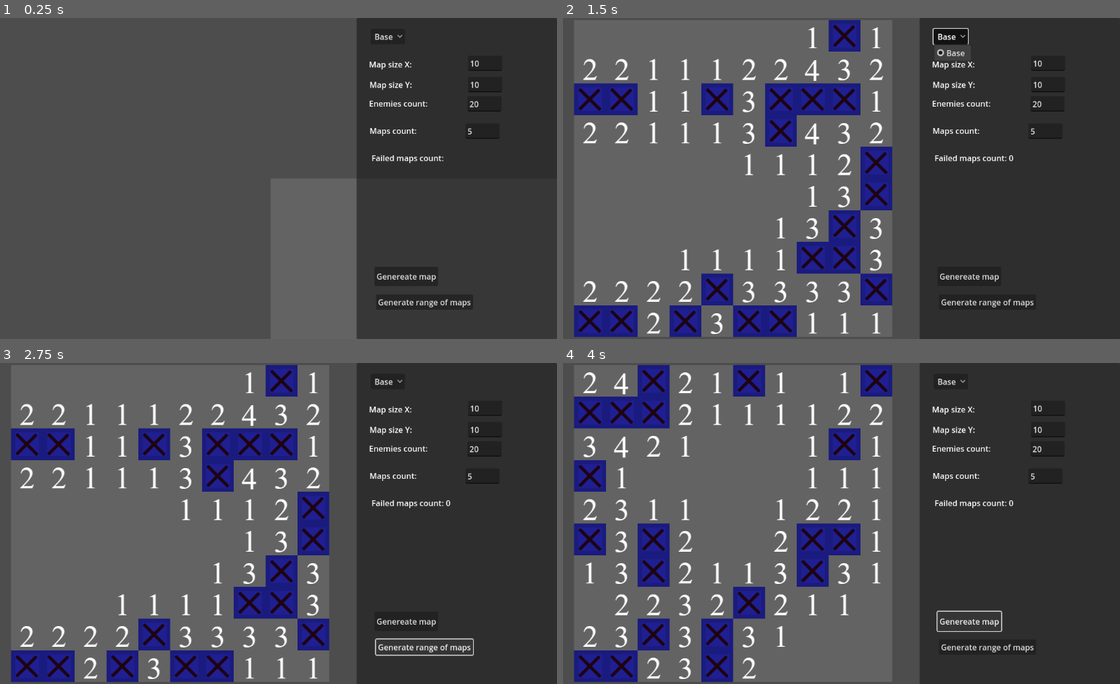
Above: before the commit, frames 1-4 (two rows, left to right).
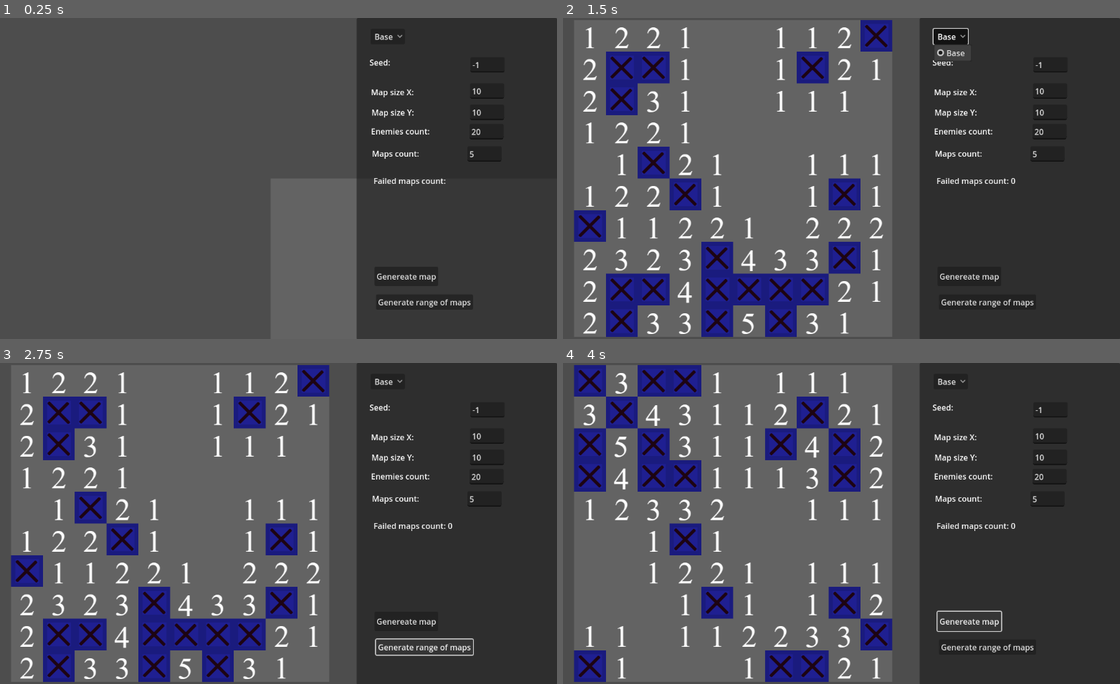
Above: after the commit, the same moments.

Repository: RevanVI/Minesweeper
Game: Godot game, scene res://scenes/debug/map_generator_test.tscn
The game is run twice, just before and just after one commit, with the same random seed, the same clock (stepped at 60 frames per second) and the same inputs. This scene is started directly instead of the project's main scene.
Inputs:
- Up to frame 1 (0.25 s): no input
- Up to frame 2 (1.5 s): click "Genereate map" at 0.5 s; click "Base" at 1.25 s
- Up to frame 3 (2.75 s): click "Generate range of maps" at 2 s
- Up to frame 4 (4 s): click "Base" at 2.75 s; click "Genereate map" at 3.5 s

The runs differ from the first frame. In frame 1, 1.1% of the frame differs, in the area x 66-91%, y 12-53%; in frame 2, 21%; in frame 3, 21%; in frame 4, 21%, in the area x 1-91%, y 0-100%.

Commit message:
Basic seed input in generators

Diff:
--- a/scenes/debug/map_generator_test.tscn
+++ b/scenes/debug/map_generator_test.tscn
@@ -16,12 +16,13 @@
 })
 metadata/_custom_type_script = "uid://diqmvisuttd5h"
 
-[node name="MapGeneratorTest" type="Node2D" node_paths=PackedStringArray("map", "camera_controller", "map_size_x_edit", "map_size_y_edit", "enemies_count_edit", "maps_count_edit", "errors_count_label", "generator_options")]
+[node name="MapGeneratorTest" type="Node2D" node_paths=PackedStringArray("map", "camera_controller", "seed_edit", "map_size_x_edit", "map_size_y_edit", "enemies_count_edit", "maps_count_edit", "errors_count_label", "generator_options")]
 script = ExtResource("1_n3fcj")
 map_generator = ExtResource("2_rtwxe")
 level_info = SubResource("Resource_rjwph")
 map = NodePath("Map")
 camera_controller = NodePath("CameraController")
+seed_edit = NodePath("CanvasLayer/Control/Panel/SeedLineEdit")
 map_size_x_edit = NodePath("CanvasLayer/Control/Panel/MapSizeXLineEdit")
 map_size_y_edit = NodePath("CanvasLayer/Control/Panel/MapSizeYLineEdit")
 enemies_count_edit = NodePath("CanvasLayer/Control/Panel/EnemiesCountLineEdit")
@@ -78,76 +79,92 @@
 offset_right = 60.200012
 offset_bottom = 42.0
 
+[node name="SeedLabel" type="Label" parent="CanvasLayer/Control/Panel"]
+layout_mode = 0
+offset_left = 26.200012
+offset_top = 78.0
+offset_right = 125.20001
+offset_bottom = 113.0
+text = "Seed: "
+
+[node name="SeedLineEdit" type="LineEdit" parent="CanvasLayer/Control/Panel"]
+layout_mode = 0
+offset_left = 229.20001
+offset_top = 79.0
+offset_right = 297.7625
+offset_bottom = 110.0
+text = "-1"
+
 [node name="MapSizeXLabel" type="Label" parent="CanvasLayer/Control/Panel"]
 layout_mode = 0
-offset_left = 25.200012
-offset_top = 82.0
-offset_right = 114.20001
-offset_bottom = 114.0
+offset_left = 29.200012
+offset_top = 138.0
+offset_right = 118.20001
+offset_bottom = 170.0
 text = "Map size X:"
 
 [node name="MapSizeXLineEdit" type="LineEdit" parent="CanvasLayer/Control/Panel"]
 layout_mode = 0
-offset_left = 224.44
-offset_top = 76.0
-offset_right = 293.0025
-offset_bottom = 107.0
+offset_left = 228.44
+offset_top = 132.0
+offset_right = 297.0025
+offset_bottom = 163.0
 text = "10"
 
 [node name="MapSizeYLabel" type="Label" parent="CanvasLayer/Control/Panel"]
 layout_mode = 0
-offset_left = 26.440002
-offset_top = 123.0
-offset_right = 115.44
-offset_bottom = 155.0
+offset_left = 30.440002
+offset_top = 179.0
+offset_right = 119.44
+offset_bottom = 211.0
 text = "Map size Y:"
 
 [node name="MapSizeYLineEdit" type="LineEdit" parent="CanvasLayer/Control/Panel"]
 layout_mode = 0
-offset_left = 224.44
-offset_top = 119.0
-offset_right = 293.0025
-offset_bottom = 150.0
+offset_left = 228.44
+offset_top = 175.0
+offset_right = 297.0025
+offset_bottom = 206.0
 text = "10"
 
 [node name="EnemiesCountLabel" type="Label" parent="CanvasLayer/Control/Panel"]
 layout_mode = 0
-offset_left = 25.43998
-offset_top = 161.0
-offset_right = 148.43997
-offset_bottom = 193.0
+offset_left = 29.43998
+offset_top = 217.0
+offset_right = 152.43997
+offset_bottom = 249.0
 text = "Enemies count: "
 
 [node name="EnemiesCountLineEdit" type="LineEdit" parent="CanvasLayer/Control/Panel"]
 layout_mode = 0
-offset_left = 223.44
-offset_top = 158.0
-offset_right = 292.0025
-offset_bottom = 189.0
+offset_left = 227.44
+offset_top = 214.0
+offset_right = 296.0025
+offset_bottom = 245.0
 text = "20"
 
-[node name="MapsCountLabel" type="Label" parent="CanvasLayer/Control/Panel"]
+[node name="MapSizeXLabel2" type="Label" parent="CanvasLayer/Control/Panel"]
 layout_mode = 0
-offset_left = 26.47998
-offset_top = 216.0
-offset_right = 125.47998
-offset_bottom = 251.0
-text = "Maps count: "
+offset_left = 31.200012
+offset_top = 262.0
+offset_right = 120.20001
+offset_bottom = 294.0
+text = "Maps count:"
 
 [node name="MapsCountLineEdit" type="LineEdit" parent="CanvasLayer/Control/Panel"]
 layout_mode = 0
-offset_left = 219.44
-offset_top = 213.0
-offset_right = 288.0025
-offset_bottom = 244.0
+offset_left = 223.16003
+offset_top = 259.0
+offset_right = 291.72253
+offset_bottom = 290.0
 text = "5"
 
 [node name="ErrorCountLabel" type="Label" parent="CanvasLayer/Control/Panel"]
 layout_mode = 0
-offset_left = 30.43998
-offset_top = 271.0
-offset_right = 180.43997
-offset_bottom = 294.0
+offset_left = 34.16001
+offset_top = 317.0
+offset_right = 184.16
+offset_bottom = 340.0
 text = "Failed maps count: "
 
 [node name="GenerateButton" type="Button" parent="CanvasLayer/Control/Panel"]
--- a/scripts/debug/map_generator_test.gd
+++ b/scripts/debug/map_generator_test.gd
@@ -4,6 +4,7 @@
 @export var level_info: LevelInfo
 @export var map: Map
 @export var camera_controller: CameraController
+@export var seed_edit: LineEdit
 @export var map_size_x_edit: LineEdit
 @export var map_size_y_edit: LineEdit
 @export var enemies_count_edit: LineEdit
@@ -18,6 +19,7 @@
 var _map_size: Vector2i
 var _enemies_count: int
 var _maps_count: int
+var _seed: int
 
 
 func _ready() -> void:
@@ -31,7 +33,7 @@
 	modifier_list.add_modifiers(level_info.modifiers)
 	var enemies_data: Dictionary[PackedScene, int] = level_info.get_enemies_data()
 	enemies_data[enemies_data.keys()[0]] = _enemies_count
-	map_generator.generate_empty_map(map, _map_size, enemies_data, modifier_list)
+	map_generator.generate_empty_map(map, _map_size, enemies_data, modifier_list, _seed)
 	var success: bool = map_generator.populate_map(map, level_info.map_size / 2)
 	map.cells.hide()
 	camera_controller.pos_limits = map.get_limits()
@@ -44,6 +46,7 @@
 
 
 func _get_test_params() -> void:
+	_seed = int(seed_edit.text)
 	var map_x: int = int(map_size_x_edit.text)
 	var map_y: int = int(map_size_y_edit.text)
 	_map_size = Vector2i(map_x, map_y)
--- a/scripts/game_logic/map_generator.gd
+++ b/scripts/game_logic/map_generator.gd
@@ -14,9 +14,16 @@
 # how many empty cells should be around neighbouring enemy cells at least (including processed cell)
 var enemy_near_empty_cells_required: int = 3
 var _modifier_list: ModifiersList
+var _rng: RandomNumberGenerator
 
 
-func generate_empty_map(map_ref: Map, size: Vector2i, enemies_data: Dictionary[PackedScene, int], modifiers: ModifiersList) -> void:
+func generate_empty_map(map_ref: Map, size: Vector2i, enemies_data: Dictionary[PackedScene, int], modifiers: ModifiersList, gen_seed: int = -1) -> void:
+	_rng = RandomNumberGenerator.new()
+	if gen_seed != -1:
+		_rng.seed = gen_seed
+	else:
+		_rng.seed = randi()
+
 	map = map_ref
 	map.reset_map()
 	map.size = size
@@ -69,8 +76,8 @@
 	for enemy_scene in enemies_info:
 		var enemies_to_place = enemies_info[enemy_scene]
 		while enemies_to_place > 0 and possible_cells.size() >= (total_enemy_count - enemies_placed):
-			# TODO: change random here
-			var random_pos = possible_cells.pick_random()
+			var ind: int = _rng.randi_range(0, possible_cells.size() - 1)
+			var random_pos = possible_cells[ind]
 			possible_cells.erase(random_pos)
 
 			var neighbours: Array[Vector2i] = map.get_neighbour_cells(random_pos)
